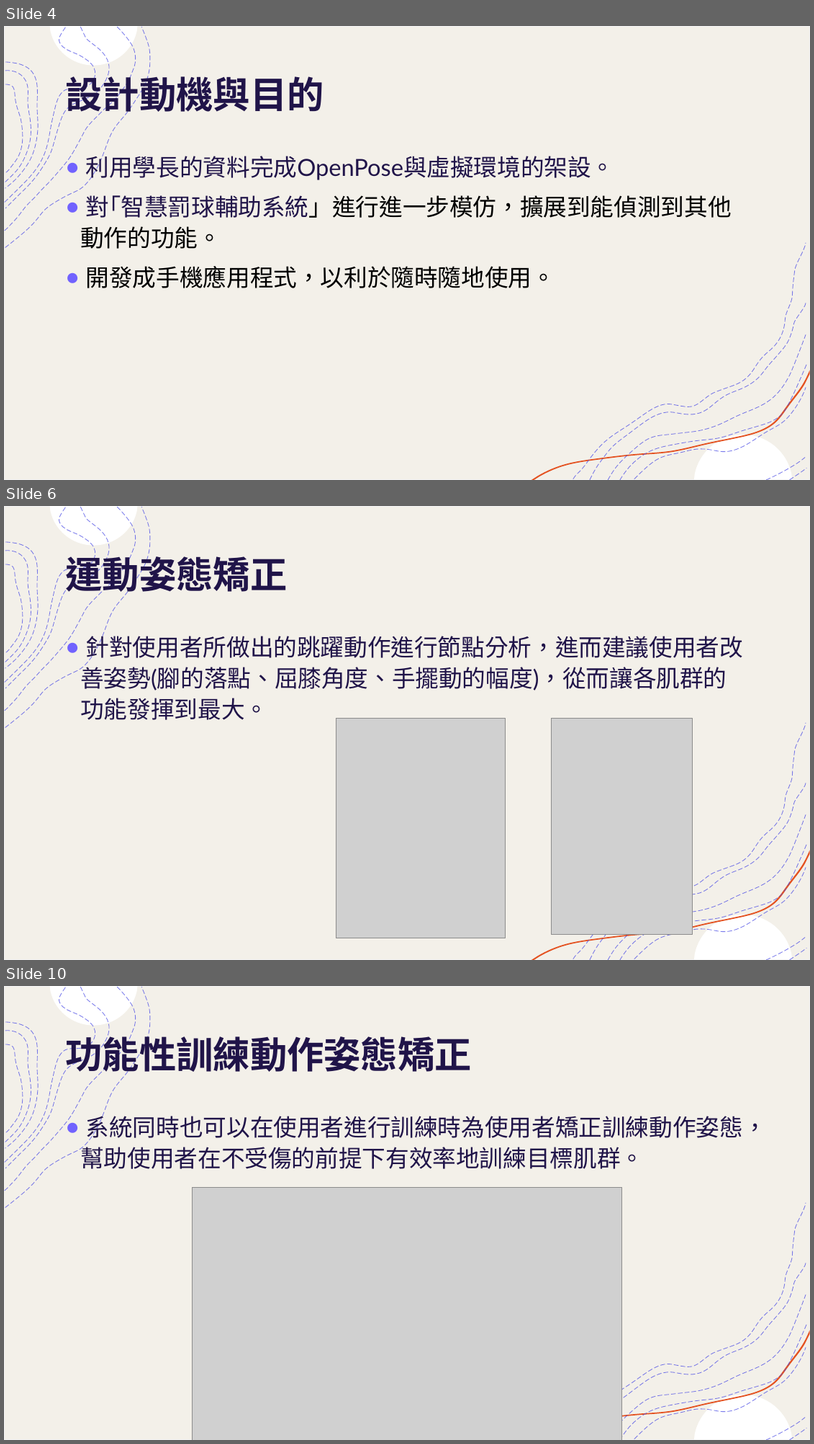
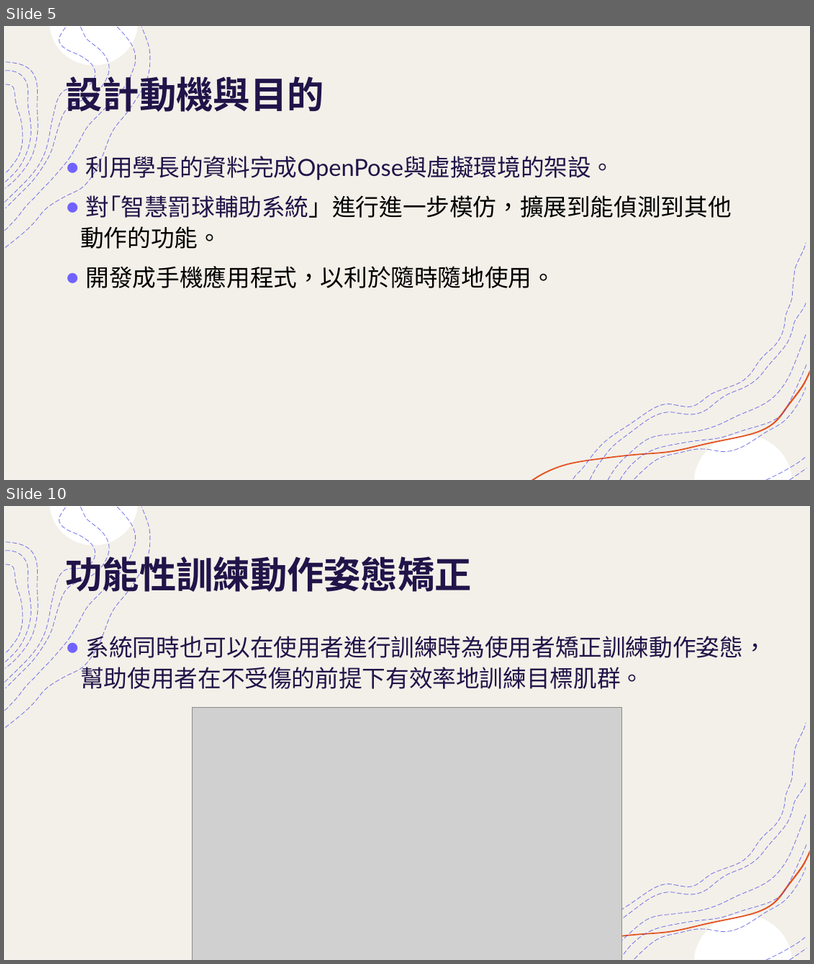
Before and after one commit to mizulun/seatpose-system, a slide deck: 提升運動表現輔助系統.pptx. Shown one above the other, each under a label of ours: slides 4, 6 and 10 before the commit, slides 5 and 10 after it; the slides between them are not shown. The pictures are 814x1444 and 814x964 pixels, drawn with LibreOffice and Linux fonts; fonts in the diff are those of the drawing; grey boxes stand for pictures. Boxes give left, top, right and bottom in pixels: in the first picture for what was removed or moved away, otherwise in the second. Text is boxed around its words. In the diff, an @@ line names an element or a change of style, - is before the commit and + after.

Commit message:
更改成下肢重訓姿勢矯正輔助系統 更改設計動機與目的 新增姿勢判定標準 新增架設環境遇到的問題

```diff
--- a/提升運動表現輔助系統.pptx
+++ b/提升運動表現輔助系統.pptx
@@ slide 6 removed at <box>4,506,810,960</box>, background #FFFFFF; not listed: 18 template elements that a slide beside it also shows @@
@@ title removed at <box>65,551,287,597</box> @@
-運動姿態矯正
@@ text removed at <box>80,632,743,720</box> @@
-● 針對使用者所做出的跳躍動作進行節點分析，進而建議使用者改善姿勢(腳的落點、屈膝角度、手擺動的幅度)，從而讓各肌群的功能發揮到最大。
@@ picture removed at <box>336,718,506,938</box> @@
@@ picture removed at <box>551,718,692,934</box> @@
@@ what was slide 4 is now slide 5 @@
```
Also in this commit, not shown: 8 slides changed, 12 slides added, 2 other slides removed.
